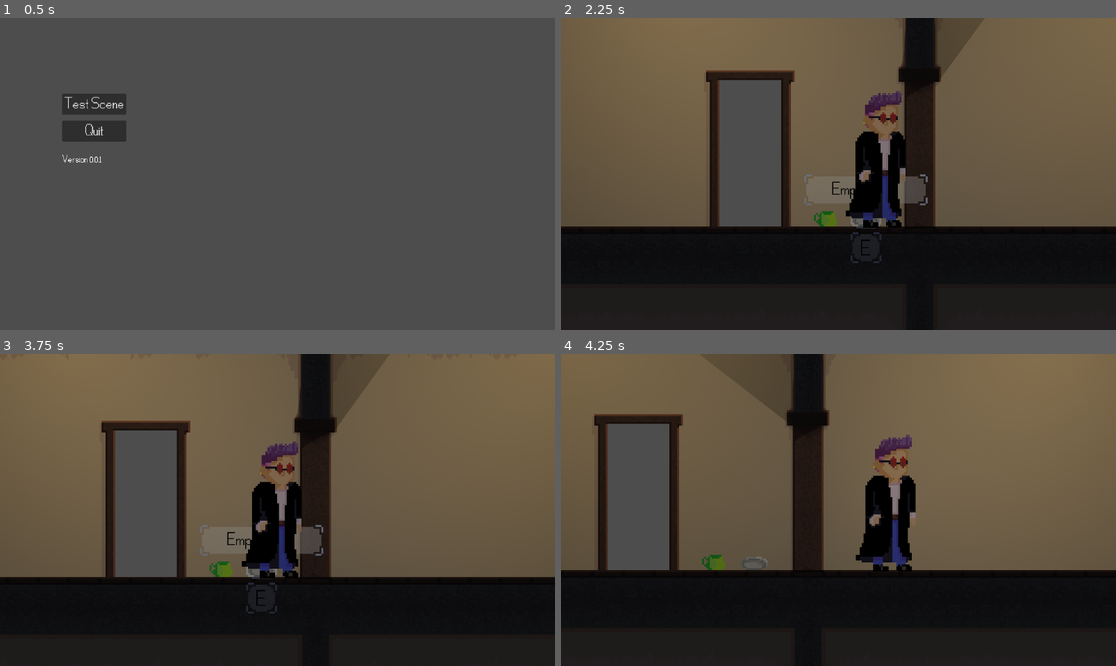
Above: before the commit, frames 1-4 (two rows, left to right).
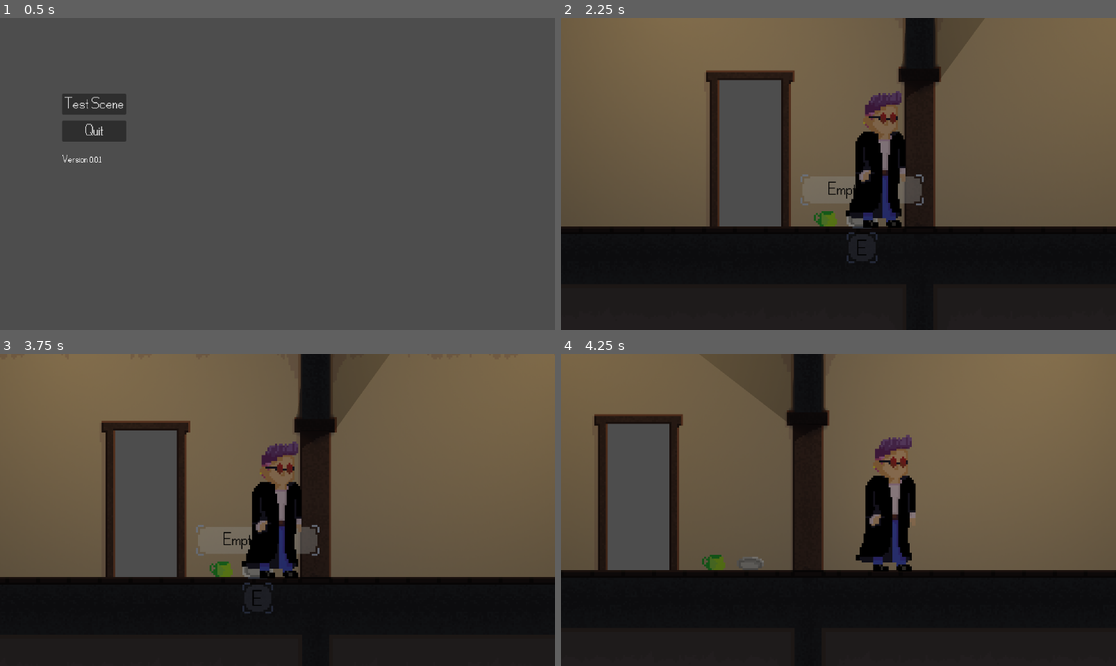
Above: after the commit, the same moments.

Repository: AlfieLeFluffy/bc_project
Game: Godot game, scene res://scenes/menus/main_menu.tscn
Same seed, same stepped clock (60 frames per second), same inputs: the game is played once before the commit and once after it.
Inputs (mouse positions are in pixels of both pictures, inside the frame that each line leads up to):
- Up to frame 1 (0.5 s): no input
- Up to frame 2 (2.25 s): click "Test Scene" at 0.5 s; tap Enter (ui_accept) at 1.25, 1.52 s; move the mouse to (1060, 233) at 1.27 s; hold E (interact) 1.28-2.03 s; hold Right (ui_right) from 1.28 s (still down); move the mouse to (855, 223) at 2.02 s; tap E (interact) at 2.1 s
- Up to frame 3 (3.75 s): tap Enter (ui_accept) at 2.27 s; move the mouse to (333, 441) at 2.77 s; release Right (ui_right) at 2.78 s; hold Left (ui_left) 2.78-3.53 s; hold E (interact) 2.78-3.53 s; move the mouse to (249, 572) at 3.52 s; hold Right (ui_right) from 3.53 s (still down); tap E (interact) at 3.6 s
- Up to frame 4 (4.25 s): keep holding Right (ui_right); tap Enter (ui_accept) at 3.77 s

Frame 1 is identical in both runs. In frame 2, 0.4% of the frame differs, in the area x 43-67%, y 50-79%; in frame 3, 0.4%, in the area x 35-59%, y 54-84%; in frame 4, less than 0.1%.

Commit message:
Refactored scene scripts
Moved scripts attached to main scene nodes to their respective scene folders

Diff:
--- a/bc_project/scenes/interactable_base.tscn
+++ b/bc_project/scenes/interactable_base.tscn
@@ -1,6 +1,6 @@
 [gd_scene load_steps=8 format=3 uid="uid://b6sidrweg1p0"]
 
-[ext_resource type="Script" path="res://scripts/interactable.gd" id="1_l1cyg"]
+[ext_resource type="Script" path="res://scenes/interactable.gd" id="1_m6fs8"]
 [ext_resource type="Shader" path="res://shaders/outline_shader.gdshader" id="2_5kqll"]
 [ext_resource type="Texture2D" uid="uid://bk0ke78wvceem" path="res://textures/symbols/textLable.png" id="2_igama"]
 [ext_resource type="FontFile" uid="uid://08ws45e5yv6x" path="res://fonts/test_font.otf" id="2_jet7m"]
@@ -17,7 +17,7 @@
 shader_parameter/line_thickness = 0.0
 
 [node name="Area2D" type="Area2D"]
-script = ExtResource("1_l1cyg")
+script = ExtResource("1_m6fs8")
 metadata/Name = "Interactable Object"
 metadata/Timeline = "000"
 metadata/Type = "Interactable"
--- a/bc_project/scenes/interactive/door_teleport.tscn
+++ b/bc_project/scenes/interactive/door_teleport.tscn
@@ -1,6 +1,6 @@
 [gd_scene load_steps=6 format=3 uid="uid://djvvnkxb30bc5"]
 
-[ext_resource type="Script" path="res://scripts/door_teleport.gd" id="1_8kbf8"]
+[ext_resource type="Script" path="res://scenes/interactive/door_teleport.gd" id="1_w0kh2"]
 [ext_resource type="Texture2D" uid="uid://dw6giryxdou1o" path="res://textures/symbols/interactiveLableKey.png" id="2_skyy2"]
 [ext_resource type="FontFile" uid="uid://08ws45e5yv6x" path="res://fonts/test_font.otf" id="3_akmt3"]
 [ext_resource type="Texture2D" uid="uid://c0kecyp1a153h" path="res://textures/symbols/stopSign.png" id="4_13jq8"]
@@ -9,7 +9,7 @@
 size = Vector2(47, 82)
 
 [node name="door_teleport" type="Area2D"]
-script = ExtResource("1_8kbf8")
+script = ExtResource("1_w0kh2")
 metadata/EnterNodeName = "player"
 metadata/TeleportPosition = Vector2(0, 0)
 
--- a/bc_project/scenes/lamps/ceiling_lamp.tscn
+++ b/bc_project/scenes/lamps/ceiling_lamp.tscn
@@ -1,6 +1,6 @@
 [gd_scene load_steps=5 format=3 uid="uid://75l81bk5wreu"]
 
-[ext_resource type="Script" path="res://scripts/ceiling_lamp.gd" id="1_ip2ye"]
+[ext_resource type="Script" path="res://scenes/lamps/ceiling_lamp.gd" id="1_ip2ye"]
 [ext_resource type="Texture2D" uid="uid://cah7erp83bawo" path="res://textures/furniture/ceilingLamp.png" id="1_lbw0p"]
 [ext_resource type="Texture2D" uid="uid://b2ynbvxgxg38d" path="res://textures/lightMaps/radialLight.png" id="3_rwgkq"]
 
--- a/bc_project/scenes/levels/test_level.tscn
+++ b/bc_project/scenes/levels/test_level.tscn
@@ -269,6 +269,27 @@
 physics_layer_0/collision_layer = 1
 sources/1 = SubResource("TileSetAtlasSource_vgmpe")
 
+[sub_resource type="GDScript" id="GDScript_ohqbe"]
+script/source = "extends Node2D
+
+var pointLight
+
+# Called when the node enters the scene tree for the first time.
+func _ready() -> void:
+	pointLight = get_node(\"PointLight2D\")
+
+
+# Called every frame. 'delta' is the elapsed time since the previous frame.
+func _process(delta: float) -> void:
+	pass
+
+func toggleLight() -> void:
+	if pointLight.visible:
+		pointLight.visible = 0
+	else:
+		pointLight.visible = 1
+"
+
 [node name="testScene" type="Node2D"]
 
 [node name="TileMap" type="TileMap" parent="."]
@@ -284,12 +305,6 @@
 [node name="InteractableObjects" type="Node2D" parent="."]
 position = Vector2(200, 184)
 
-[node name="empty_plate" parent="InteractableObjects" instance=ExtResource("4_w2p71")]
-position = Vector2(276, 140)
-
-[node name="thick_mug" parent="InteractableObjects" instance=ExtResource("5_hqxr4")]
-position = Vector2(255, 140)
-
 [node name="Doors" type="Node2D" parent="InteractableObjects"]
 
 [node name="door_teleport" parent="InteractableObjects/Doors" instance=ExtResource("4_fheky")]
@@ -308,12 +323,21 @@
 
 [node name="ceiling_lamp" parent="InteractableObjects/light_switch/lights" instance=ExtResource("6_g4tah")]
 position = Vector2(91, -94)
+script = SubResource("GDScript_ohqbe")
 
 [node name="ceiling_lamp2" parent="InteractableObjects/light_switch/lights" instance=ExtResource("6_g4tah")]
 position = Vector2(345, -91)
+script = SubResource("GDScript_ohqbe")
 
 [node name="ceiling_lamp3" parent="InteractableObjects/light_switch/lights" instance=ExtResource("6_g4tah")]
 position = Vector2(-162, -94)
+script = SubResource("GDScript_ohqbe")
+
+[node name="EmptyPlate" parent="InteractableObjects" instance=ExtResource("4_w2p71")]
+position = Vector2(274, 140)
+
+[node name="ThickMug" parent="InteractableObjects" instance=ExtResource("5_hqxr4")]
+position = Vector2(255, 140)
 
 [node name="player" parent="." instance=ExtResource("1_wpgi4")]
 position = Vector2(360, 293)
--- a/bc_project/scripts/main_menu.gd
+++ b/bc_project/scenes/menus/main_menu.gd
@@ -3,6 +3,7 @@
 
 # Called when the node enters the scene tree for the first time.
 func _ready() -> void:
+	get_node("HBoxContainer/VBoxContainer/Version").text = "Version " + ProjectSettings.get_setting("application/config/version")
 	pass # Replace with function body.
 
 
--- a/bc_project/scenes/menus/main_menu.tscn
+++ b/bc_project/scenes/menus/main_menu.tscn
@@ -1,8 +1,21 @@
 [gd_scene load_steps=4 format=3 uid="uid://b2vbyl6277p6b"]
 
+[ext_resource type="Script" path="res://scenes/menus/main_menu.gd" id="1_7ttt2"]
 [ext_resource type="FontFile" uid="uid://08ws45e5yv6x" path="res://fonts/test_font.otf" id="1_fnumv"]
-[ext_resource type="Script" path="res://scripts/main_menu.gd" id="1_x2xao"]
-[ext_resource type="Script" path="res://scripts/versionLabel.gd" id="2_8q45g"]
+
+[sub_resource type="GDScript" id="GDScript_0itgy"]
+script/source = "extends Label
+
+
+# Called when the node enters the scene tree for the first time.
+func _ready() -> void:
+	text = \"Version \" + ProjectSettings.get_setting(\"application/config/version\")
+
+
+# Called every frame. 'delta' is the elapsed time since the previous frame.
+func _process(delta: float) -> void:
+	pass
+"
 
 [node name="MarginContainer" type="MarginContainer"]
 anchors_preset = 15
@@ -18,7 +31,7 @@
 theme_override_constants/margin_top = 120
 theme_override_constants/margin_right = 80
 theme_override_constants/margin_bottom = 80
-script = ExtResource("1_x2xao")
+script = ExtResource("1_7ttt2")
 
 [node name="HBoxContainer" type="HBoxContainer" parent="."]
 layout_mode = 2
@@ -47,7 +60,8 @@
 layout_mode = 2
 theme_override_fonts/font = ExtResource("1_fnumv")
 theme_override_font_sizes/font_size = 24
-script = ExtResource("2_8q45g")
+text = "Version - 0.0.0"
+script = SubResource("GDScript_0itgy")
 
 [connection signal="pressed" from="HBoxContainer/VBoxContainer/VBoxContainer/TestScene" to="." method="_on_test_scene_pressed"]
 [connection signal="pressed" from="HBoxContainer/VBoxContainer/VBoxContainer/QuitButton" to="." method="_on_quit_button_pressed"]
--- a/bc_project/scripts/light_switch.gd
+++ b/bc_project/scenes/switches/light_switch.gd
@@ -1,4 +1,4 @@
-extends "res://scripts/interactable.gd"
+extends "res://scenes/interactable.gd"
 
 var Lights
 
--- a/bc_project/scenes/switches/light_switch.tscn
+++ b/bc_project/scenes/switches/light_switch.tscn
@@ -1,7 +1,7 @@
 [gd_scene load_steps=10 format=3 uid="uid://dkvl1inu1enr8"]
 
 [ext_resource type="PackedScene" uid="uid://b6sidrweg1p0" path="res://scenes/interactable_base.tscn" id="1_g0vw7"]
-[ext_resource type="Script" path="res://scripts/light_switch.gd" id="2_82j4r"]
+[ext_resource type="Script" path="res://scenes/switches/light_switch.gd" id="2_di4um"]
 [ext_resource type="Shader" path="res://shaders/outline_shader.gdshader" id="3_l601d"]
 [ext_resource type="Texture2D" uid="uid://dvxob6uesaaqh" path="res://textures/switches/lightSwitch.png" id="4_pa811"]
 
@@ -38,7 +38,7 @@
 }]
 
 [node name="light_switch" instance=ExtResource("1_g0vw7")]
-script = ExtResource("2_82j4r")
+script = ExtResource("2_di4um")
 
 [node name="CollisionShape2D" parent="." index="1"]
 shape = SubResource("RectangleShape2D_igsdy")
--- a/bc_project/scripts/versionLabel.gd
+++ /dev/null
@@ -1,11 +0,0 @@
-extends Label
-
-
-# Called when the node enters the scene tree for the first time.
-func _ready() -> void:
-	text = "Version " + ProjectSettings.get_setting("application/config/version")
-
-
-# Called every frame. 'delta' is the elapsed time since the previous frame.
-func _process(delta: float) -> void:
-	pass
Renamed: bc_project/scripts/interactable.gd -> bc_project/scenes/interactable.gd
Renamed: bc_project/scripts/door_teleport.gd -> bc_project/scenes/interactive/door_teleport.gd
Renamed: bc_project/scripts/ceiling_lamp.gd -> bc_project/scenes/lamps/ceiling_lamp.gd
Not shown: 1 places in bc_project/scenes/levels/test_level.tscn that only renumber resources
